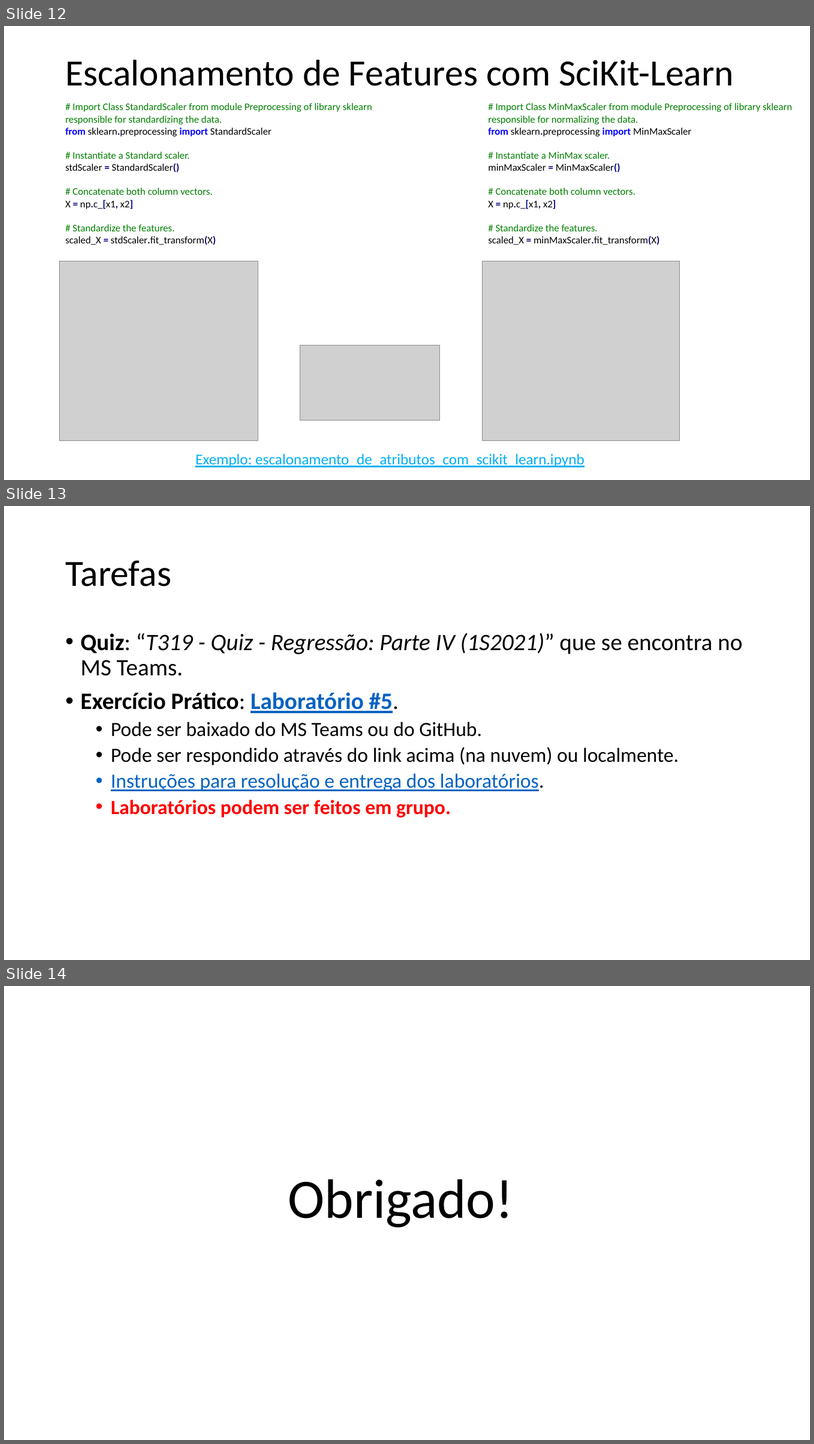
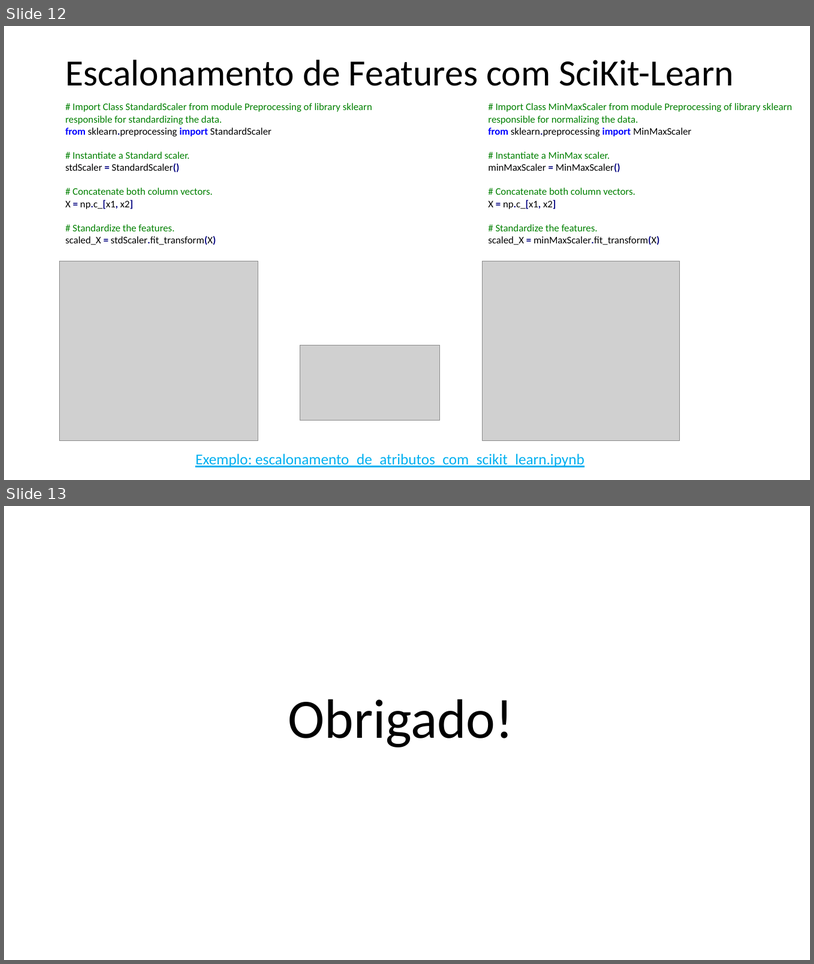
Before and after one commit to zz4fap/t319_aprendizado_de_maquina, a slide deck: slides/T319_Regressão_Linear (Escalonamento de Atributos).pptx. Shown one above the other, each under a label of ours: slides 12, 13 and 14 before the commit, slides 12 and 13 after it. The pictures are 814x1444 and 814x964 pixels, drawn with LibreOffice and Linux fonts; fonts in the diff are those of the drawing; grey boxes stand for pictures. Boxes give left, top, right and bottom in pixels: in the first picture for what was removed or moved away, otherwise in the second. Text is boxed around its words. In the diff, an @@ line names an element or a change of style, - is before the commit and + after.

```diff
--- a/slides/T319_Regressão_Linear (Escalonamento de Atributos).pptx
+++ b/slides/T319_Regressão_Linear (Escalonamento de Atributos).pptx
@@ slide 13 removed at [4, 506, 810, 960], background #FFFFFF @@
@@ title removed at [65, 560, 171, 586] @@
-Tarefas
@@ text removed at [81, 633, 743, 817] @@
-• Quiz: “T319 - Quiz - Regressão: Parte IV (1S2021)” que se encontra no MS Teams.
-• Exercício Prático: Laboratório #5.
-  • Pode ser baixado do MS Teams ou do GitHub.
-  • Pode ser respondido através do link acima (na nuvem) ou localmente.
-  • Instruções para resolução e entrega dos laboratórios.
-  • Laboratórios podem ser feitos em grupo.
@@ what was slide 14 is now slide 13 @@
```
Also in this commit, not shown: 1 slide changed, 1 other file.
